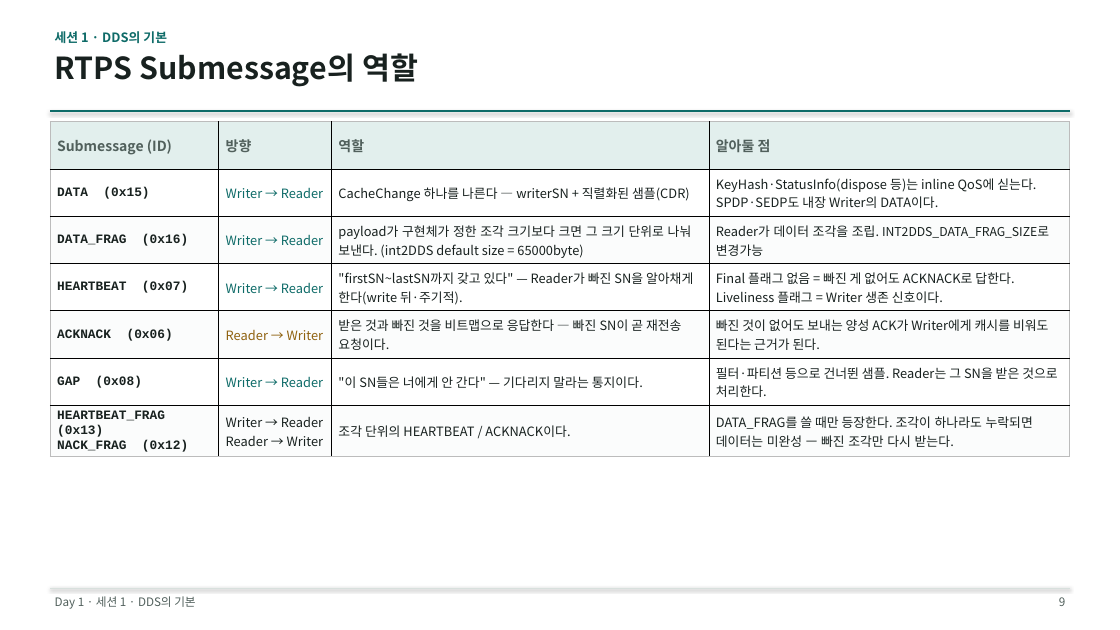
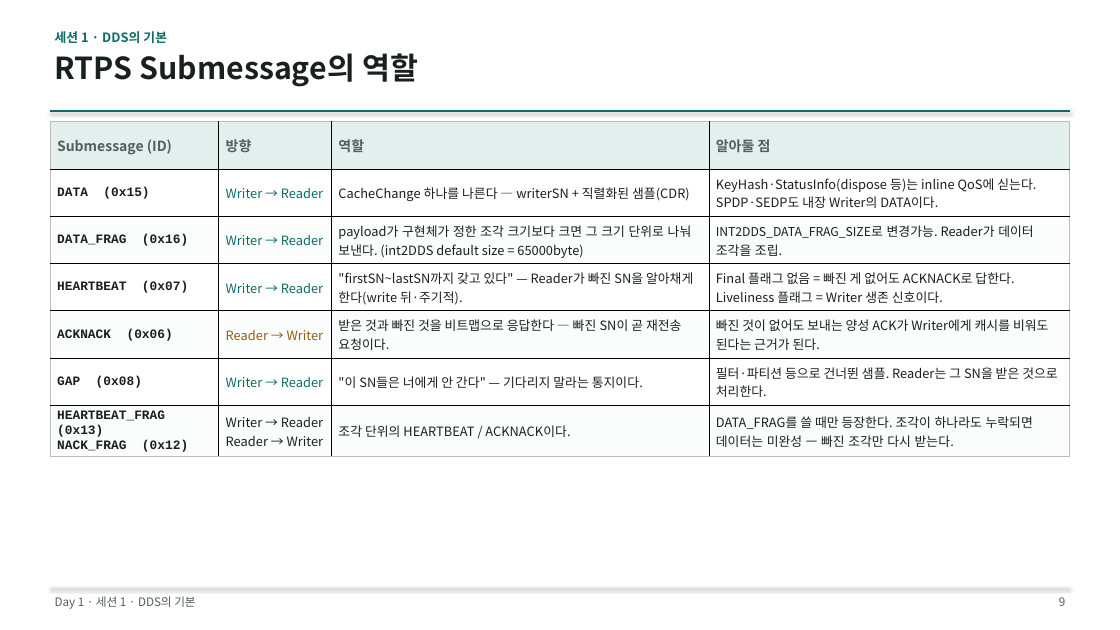
Before and after one commit to IntellectusCorp/int2DDS-lecture, a slide deck: slide 9 of int2dds-lecture.pptx. Drawn at 1120x630 pixels with LibreOffice and Linux fonts; fonts in the diff are those of the drawing. Boxes give left, top, right and bottom in pixels: in the first picture for what was removed or moved away, otherwise in the second. Text is boxed around its words. In the diff, an @@ line names an element or a change of style, - is before the commit and + after.

```diff
--- a/int2dds-lecture.pptx
+++ b/int2dds-lecture.pptx
@@ table at (50, 122, 1070, 456) @@
-row 3, column 4: Reader가 데이터 조각을 조립. INT2DDS_DATA_FRAG_SIZE로 변경가능
+row 3, column 4: INT2DDS_DATA_FRAG_SIZE로 변경가능. Reader가 데이터 조각을 조립.
```
Also in this commit, not shown: 1 other slide changed, 36 other files.
